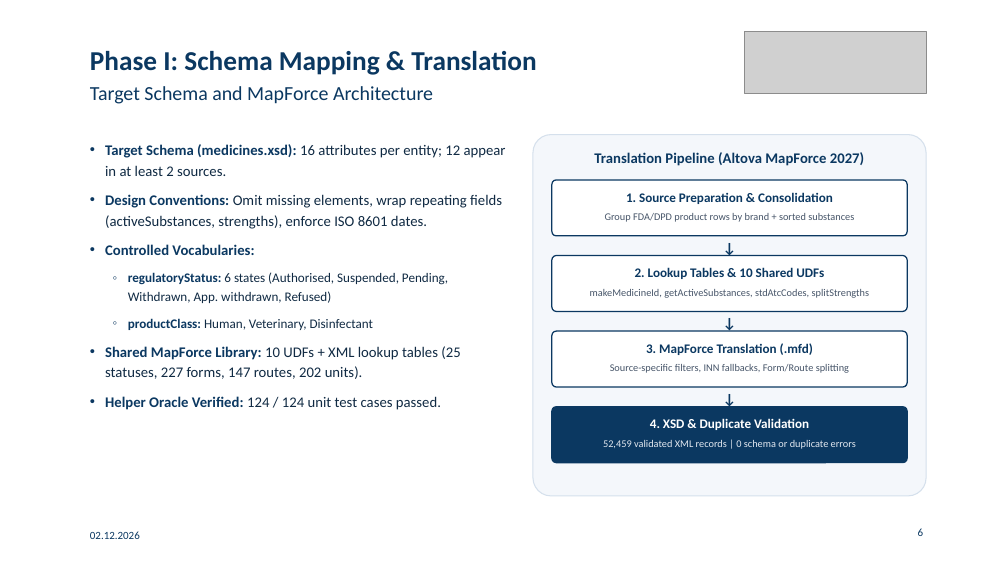
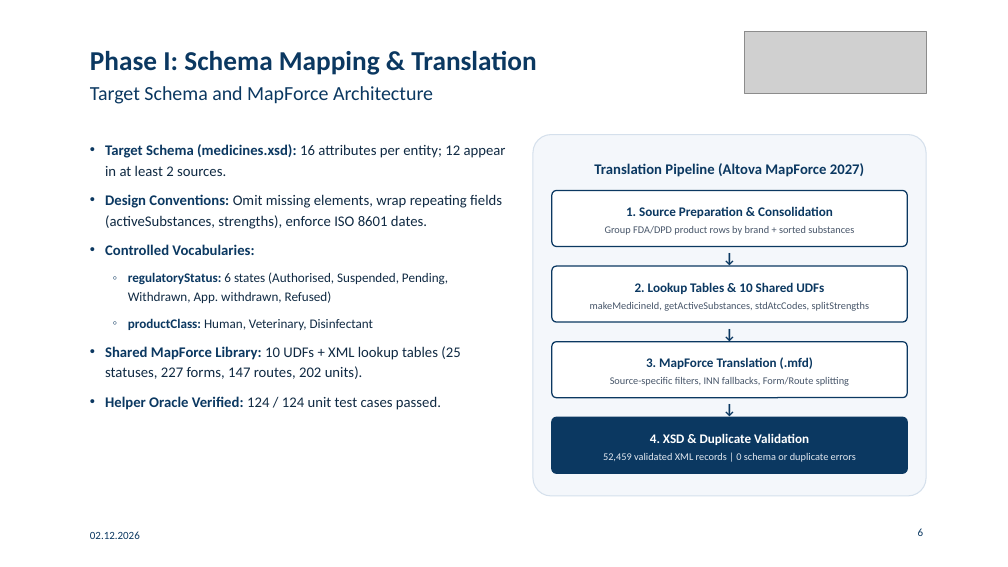
Before and after one commit to gabegagster/wdi-drug-integration, a slide deck: slide 6 of docs/presentation/wdi_drug_integration_presentation.pptx. Drawn at 1008x567 pixels with LibreOffice and Linux fonts; fonts in the diff are those of the drawing; grey boxes stand for pictures. Boxes give left, top, right and bottom in pixels: in the first picture for what was removed or moved away, otherwise in the second. Text is boxed around its words. In the diff, an @@ line names an element or a change of style, - is before the commit and + after.

```diff
--- a/docs/presentation/wdi_drug_integration_presentation.pptx
+++ b/docs/presentation/wdi_drug_integration_presentation.pptx
@@ text at box(626, 206, 833, 218): more space between paragraphs @@
@@ text at box(605, 226, 854, 235): paragraph added @@
+Group FDA/DPD product rows by brand + sorted substances
@@ text removed at box(605, 213, 854, 222) @@
-Group FDA/DPD product rows by brand + sorted substances
@@ text removed at box(590, 289, 869, 298) @@
-makeMedicineId, getActiveSubstances, stdAtcCodes, splitStrengths
@@ text at box(635, 282, 824, 294): more space between paragraphs @@
@@ text at box(590, 302, 869, 311): paragraph added @@
+makeMedicineId, getActiveSubstances, stdAtcCodes, splitStrengths
@@ text at box(646, 357, 813, 369): more space between paragraphs @@
@@ text at box(610, 377, 849, 386): paragraph added @@
+Source-specific filters, INN fallbacks, Form/Route splitting
@@ text removed at box(610, 364, 849, 373) @@
-Source-specific filters, INN fallbacks, Form/Route splitting
@@ 4 texts, 4 rounded rectangles: place and size @@
-4 texts, 4 rounded rectangles at box(552, 152, 907, 463)
+4 texts, 4 rounded rectangles at box(552, 163, 907, 473)
@@ vertical alignment top to middle in 4 elements at box(590, 282, 869, 311), box(610, 357, 849, 386), box(605, 206, 854, 235), box(603, 433, 856, 462) @@
@@ text removed at box(603, 440, 856, 449) @@
-52,459 validated XML records | 0 schema or duplicate errors
@@ text at box(650, 433, 809, 445): more space between paragraphs @@
@@ text at box(603, 453, 856, 462): paragraph added @@
+52,459 validated XML records | 0 schema or duplicate errors
```
Also in this commit, not shown: 11 other slides changed, 1 other file.
